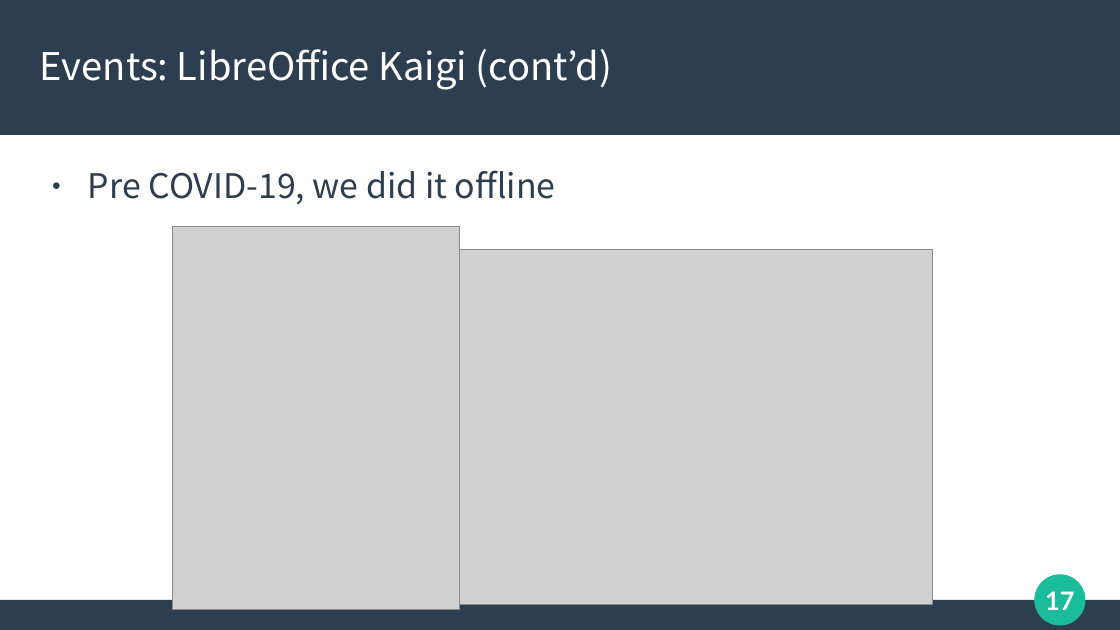
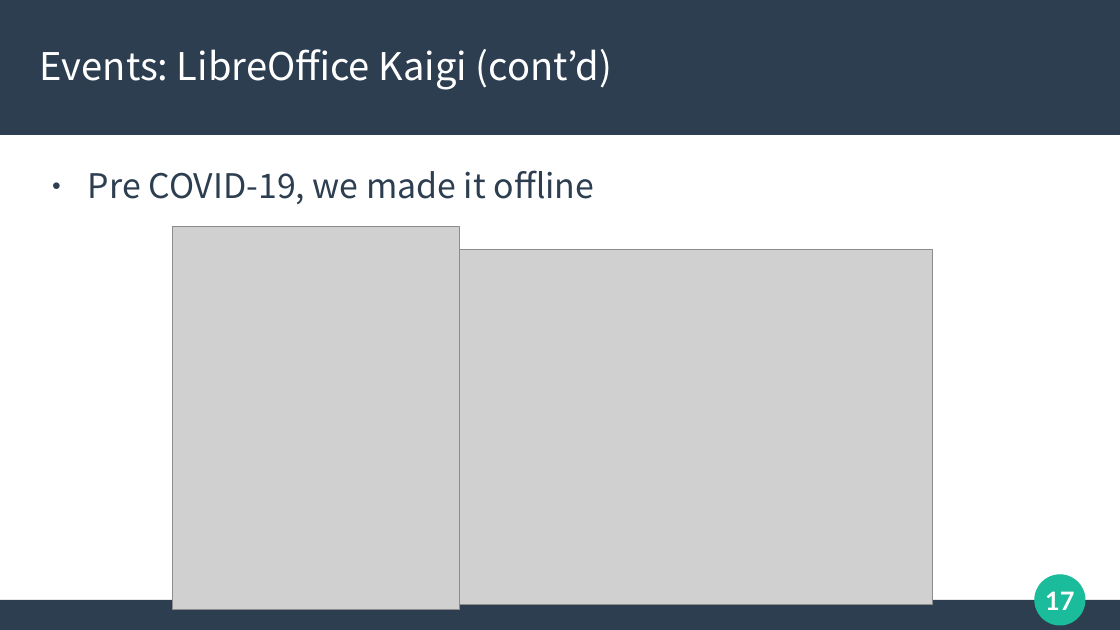
Before and after one commit to naruoga/presentations, a slide deck: slide 17 of 20231008-LOUCA2023-LibO-Japanese-Activities.odp. Drawn at 1120x630 pixels with LibreOffice and Linux fonts; fonts in the diff are those of the drawing; grey boxes stand for pictures. Boxes give left, top, right and bottom in pixels: in the first picture for what was removed or moved away, otherwise in the second. Text is boxed around its words. In the diff, an @@ line names an element or a change of style, - is before the commit and + after.

```diff
--- a/20231008-LOUCA2023-LibO-Japanese-Activities.odp
+++ b/20231008-LOUCA2023-LibO-Japanese-Activities.odp
@@ text at <box>88,170,595,204</box>: text changed @@
-● Pre COVID-19, we did it offline
+● Pre COVID-19, we made it offline
```
Also in this commit, not shown: 10 other slides changed.
